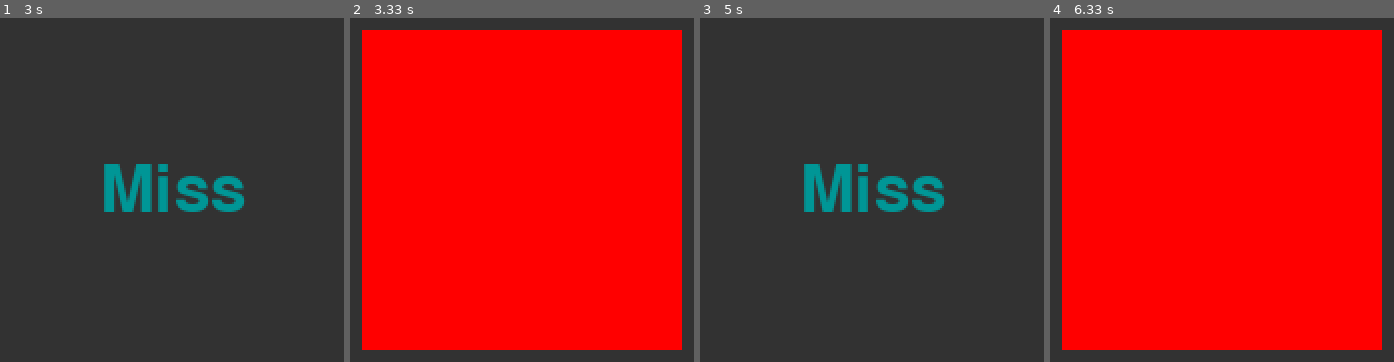
Above: before the commit, frames 1-4 (left to right).
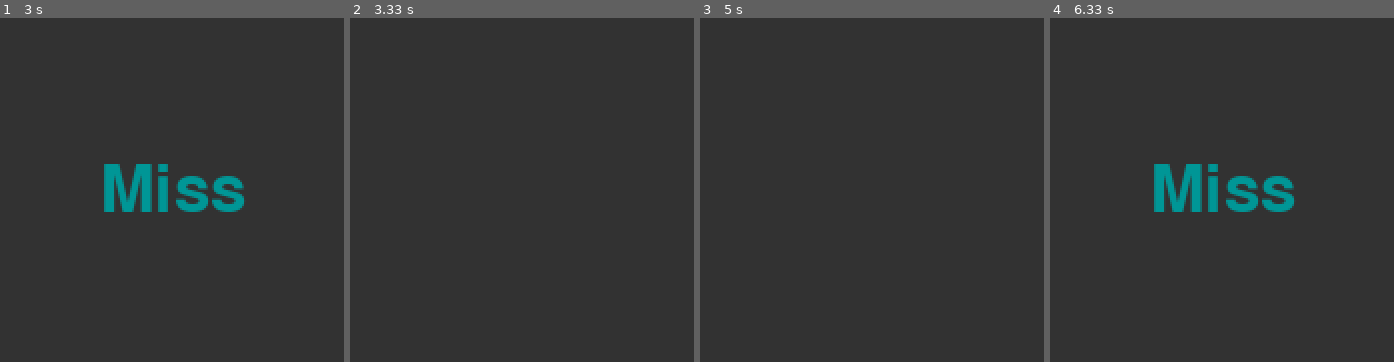
Above: after the commit, the same moments.

Repository: venthur/pyff
Game: pygame game, started from src/Feedbacks/Oddball/Visual/VisualOddball.py
The game is run twice, just before and just after one commit, with the same random seed, the same clock (stepped at 60 frames per second) and the same inputs. The source is Python 2; it was converted automatically to run under Python 3.
Inputs:
- Up to frame 1 (3 s): no input
- Up to frame 2 (3.33 s): no input
- Up to frame 3 (5 s): no input
- Up to frame 4 (6.33 s): no input

Frame 1 is identical in both runs. In frame 2, 87% of the frame differs, in the area x 3-97%, y 3-97%; in frame 3, 3.3%; in frame 4, 87%.

Commit message:
changes in src/Feedbacks/Oddball
git-svn-id: https://pyff.googlecode.com/svn/trunk@198 50cd3e91-b052-0410-92d0-9544d30d4854

Diff:
--- /dev/null
+++ b/src/Feedbacks/Oddball/Auditory/AuditoryOddball.py
@@ -0,0 +1,63 @@
+#!/usr/bin/env python
+
+# NOTE: This class makes use of the python module 'audiere' (http://pyaudiere.org/)
+#
+# Copyright (C) 2008-2009  Simon Scholler
+#
+# This program is free software; you can redistribute it and/or modify
+# it under the terms of the GNU General Public License as published by
+# the Free Software Foundation; either version 2 of the License, or
+# (at your option) any later version.
+#
+# This program is distributed in the hope that it will be useful,
+# but WITHOUT ANY WARRANTY; without even the implied warranty of
+# MERCHANTABILITY or FITNESS FOR A PARTICULAR PURPOSE.  See the
+# GNU General Public License for more details.
+#
+# You should have received a copy of the GNU General Public License along
+# with this program; if not, write to the Free Software Foundation, Inc.,
+# 51 Franklin Street, Fifth Floor, Boston, MA 02110-1301 USA.
+
+"""Class for Auditory Oddball Experiments."""
+
+import audiere
+
+from Feedbacks.Oddball import Oddball
+
+class AuditoryOddball(Oddball.Oddball):
+
+    def init(self):
+        self.au = audiere.open_device()
+        super(AuditoryOddball,self).init()
+        self.dev_prob = 0.5
+
+    def load_stimulus(self,filename):
+        """
+        Loads a stimulus from a file and returns it.
+        """
+        return self.au.open_file(filename)
+
+    def define_stimuli(self):
+        """
+        Creates standard and deviant stimuli.
+        """
+        dev1 = self.au.create_tone(500)
+        std1 = self.au.create_tone(700)
+        return [std1], [dev1]
+
+    def start_stimulus(self, stim):
+        """
+        Start audio file.
+        """
+        stim.play()
+
+    def stop_stimulus(self, stim):
+        """
+        Stop audio file.
+        """
+        stim.pause()
+
+if __name__ == '__main__':
+    vo = AuditoryOddball()
+    vo.on_init()
+    vo.on_play()
--- a/src/Feedbacks/Oddball/Oddball.py
+++ b/src/Feedbacks/Oddball/Oddball.py
@@ -2,19 +2,18 @@
 
 
 # ODDBALL BASE CLASS from which all the subclasses inherit.
-#
 #
 # Currently existing subclasses:
 #     - AuditoryOddball
 #     - VisualOddball
 #     - TactileOddball
 #
-# Methods that have to be implemented by a subclass
+# Methods that have to be implemented by a subclass:
 # - init:                       if some default settings should be changed
 # - load_stimulus:              if stimuli are files (e.g. images, audio-files)
 # - get_predefined_stimuli:     if stimuli are created by a python module
-# - present_stimulus:           determines how the stimuli are presented
-#
+# - start_stimulus:             determines how the stimulus presentation is started
+# - stop_stimulus:              determines how the stimulus presentation is stopped
 #
 # Copyright (C) 2009  Simon Scholler
 #
@@ -46,21 +45,16 @@
 
 class Oddball(MainloopFeedback):
 
-    RUN_START, RUN_END = 252, 253
+    RUN_START, RUN_END = 252,253
     COUNTDOWN_START, COUNTDOWN_END = 40,41
-    STANDARD, DEVIANT = 10,20
+    STANDARD, DEVIANT = list(),list()
+    # standards have markers 10,11,12,... ; deviants 20,21,22,... (cf. get_stimuli())
     RESP_STD, RESP_DEV = 1,2
     SHORTPAUSE_START, SHORTPAUSE_END = 249, 250
 
     def init(self):
         self.screen_pos = [100, 100, 640, 480]
         self.FPS = 40
-
-        self.DIR_DEV = ''
-        self.DIR_STD= ''
-        self.stimuli = 'predefined'
-        self.get_stimuli()
-
         self.nStim = 100
         self.pause_after = 50
         self.dev_prob = 0.1
@@ -68,18 +62,24 @@
         self.show_standards = True
         self.give_feedback = True
 
+        self.DIR_DEV = ''
+        self.DIR_STD= ''
+        stimuli_opts = ['load', 'predefined']
+        self.stimuli = stimuli_opts[1]
+        self.get_stimuli()
+
         # response options
         self.rsp_key_dev = 'f'
         self.rsp_key_std = 'j'
-        self.response_opts = ['none', 'dev_only', 'both'] # none: subject should not press a key
-                                                          # dev_only: subject should press only for deviants
-                                                          # both: subject reponse for both stds and devs
-        self.response = self.response_opts[2]
+        response_opts = ['none', 'dev_only', 'both'] # none: subject should not press a key
+                                                     # dev_only: subject should press only for deviants
+                                                     # both: subject reponse for both stds and devs
+        self.response = response_opts[2]
 
         # Durations of the different blocks
-        self.feedback_duration, self.stim_duration = 200,  500
+        self.feedback_duration, self.stim_duration = 300,  400
         self.gameover_duration = 3000
-        self.responsetime_duration = 0
+        self.responsetime_duration = 100
         self.beforestim_ival = [200, 300]  # randomly between the two values
 
         # Feedback state booleans
@@ -111,25 +111,33 @@
 
     def get_stimuli(self):
         if self.stimuli == 'load':              # load stimuli from files
-            self.load_stimuli()
+            self.stds, self.devs = self.load_stimuli()
         elif self.stimuli == 'predefined':      # use predefined stimuli
-            self.define_stimuli()
+            self.stds, self.devs = self.define_stimuli()
         else:
             raise Exception('Stimuli option unknown.')
 
+        # create parallel port markers for deviants and standards
+        [self.STANDARD.append(10+s) for s in range(len(self.stds))]
+        [self.DEVIANT.append(20+d) for d in range(len(self.devs))]
+
 
     def load_stimuli(self):
         """
         Loads deviant and standard stimuli from files (in folders
         self.FIG_DIR_DEV and self.FIG_DIR_STD)
         """
-        self.stds, self.devs = [], []
+        stds, devs = [], []
+        if self.DIR_DEV == '':
+            raise Exception('Directory containing deviant stimuli has to be defined.')
+        elif self.DIR_STD=='' and self.show_standards:
+            raise Exception('Directory containing standard stimuli has to be defined.')
+
         for filename in os.listdir(self.DIR_STD):
-            self.stds.append(load_stimulus(self.DIR_STD+filename))
+            stds.append(load_stimulus(self.DIR_STD+filename))
         for filename in os.listdir(self.DIR_DEV):
-            self.devs.append(load_stimulus(self.DIR_DEV+filename))
-        nDevs = length(self.devs)
-
+            devs.append(load_stimulus(self.DIR_DEV+filename))
+        return stds, devs
 
     def load_stimulus(self,filename):
         """
@@ -145,12 +153,17 @@
         raise Exception('Method has to implemented by a subclass')
 
 
-    def present_stimulus(self):
-        """
-        Draw the stimulus onto the screen.
+    def start_stimulus(self, stim):
+        """
+        Start the stimulus presentation.
         """
         raise Exception('Method has to implemented by a subclass')
 
+    def stop_stimulus(self, stim):
+        """
+        Stop the stimulus presentation.
+        """
+        raise Exception('Method has to implemented by a subclass')
 
     def pre_mainloop(self):
         self.send_parallel(self.RUN_START)
@@ -210,23 +223,23 @@
             self.draw_initial()
             self.timeAfterStim = 0
             if self.stim_sequence[self.stimuliShown]==0:
-                self.send_parallel(self.DEVIANT)
+                self.send_parallel(self.DEVIANT[0])
                 self.isdeviant = True
                 self.stim = self.get_deviant()
-                self.present_stimulus()
+                self.start_stimulus(self.stim)
             else:
-                self.send_parallel(self.STANDARD)
+                self.send_parallel(self.STANDARD[0])
                 self.isdeviant = False
                 if self.show_standards:
                     self.stim = self.get_standard()
-                    self.present_stimulus()
+                    self.start_stimulus(self.stim)
 
         if self.stimElapsed>self.stim_duration:
             self.firstStimTick = True
             self.responsetime = True
             self.stimElapsed = 0
             self.stimuliShown += 1
-            self.draw_initial()
+            self.stop_stimulus(self.stim)
 
 
     def get_deviant(self):
@@ -365,7 +378,8 @@
         One tick of the game over loop.
         """
         self.draw_all(False)
-        self.do_print("(%i : %i, %i)" % (self.reponses[0], self.reponses[1], self.reponses[2]), self.feedbackColor, self.size / 10)
+        s = self.hitstr + str(self.responses[0]) + self.missstr + str(self.responses[1]) + self.falsestr + str(self.responses[ - 1])
+        self.do_print(s, self.size / 10)
         pygame.time.wait(self.gameover_duration)
 
 
--- /dev/null
+++ b/src/Feedbacks/Oddball/Tactile/TactileOddball.py
@@ -0,0 +1,62 @@
+#!/usr/bin/env python
+
+# NOTE: This class makes use of the python module 'audiere' (http://pyaudiere.org/)
+#
+# Copyright (C) 2008-2009  Simon Scholler
+#
+# This program is free software; you can redistribute it and/or modify
+# it under the terms of the GNU General Public License as published by
+# the Free Software Foundation; either version 2 of the License, or
+# (at your option) any later version.
+#
+# This program is distributed in the hope that it will be useful,
+# but WITHOUT ANY WARRANTY; without even the implied warranty of
+# MERCHANTABILITY or FITNESS FOR A PARTICULAR PURPOSE.  See the
+# GNU General Public License for more details.
+#
+# You should have received a copy of the GNU General Public License along
+# with this program; if not, write to the Free Software Foundation, Inc.,
+# 51 Franklin Street, Fifth Floor, Boston, MA 02110-1301 USA.
+
+"""Class for Tactile Oddball Experiments."""
+
+import audiere
+
+from Feedbacks.Oddball import Oddball
+
+class TactileOddball(Oddball.Oddball):
+
+    def init(self):
+        self.au = audiere.open_device()
+        super(TactileOddball,self).init()
+
+    def load_stimulus(self,filename):
+        """
+        Loads a stimulus from a file and returns it.
+        """
+        return self.au.open_file(filename)
+
+    def define_stimuli(self):
+        """
+        Creates standard and deviant stimuli.
+        """
+        dev1 = self.au.create_tone(50)
+        std1 = self.au.create_tone(100)
+        return [std1], [dev1]
+
+    def start_stimulus(self, stim):
+        """
+        Start audio file.
+        """
+        stim.play()
+
+    def stop_stimulus(self, stim):
+        """
+        Stop audio file.
+        """
+        stim.stop()
+
+if __name__ == '__main__':
+    vo = TactileOddball()
+    vo.on_init()
+    vo.on_play()
--- a/src/Feedbacks/Oddball/Visual/VisualOddball.py
+++ b/src/Feedbacks/Oddball/Visual/VisualOddball.py
@@ -24,7 +24,7 @@
 # with this program; if not, write to the Free Software Foundation, Inc.,
 # 51 Franklin Street, Fifth Floor, Boston, MA 02110-1301 USA.
 
-"""VisualOddball Experiments."""
+"""Class for Visual Oddball Experiments."""
 
 import pygame
 
@@ -49,23 +49,30 @@
         Creates standard and deviant stimuli.
         """
         size = (self.screen_pos[-1]/3,self.screen_pos[-1]/3)
+        # create deviant stimulus
         dev1 = pygame.Surface(size)
         dev1.fill((255,0,0))
+        # create standard stimulus
         std1 = pygame.Surface(size)
         std1Rect = std1.get_rect(center=(320,240))
         hs = int(size[0]/2)
         pygame.draw.circle(std1, (0,255,0), (hs,hs), hs)
-        self.devs =[dev1]
-        self.stds =[std1]
+        return [std1], [dev1]
 
-    def present_stimulus(self):
+    def start_stimulus(self, stim):
         """
         Draw the stimulus onto the screen.
         """
-        self.stimRect = self.stim.get_rect(center=self.screen.get_rect().center)
-        self.stim.set_colorkey((0,0,0))
-        self.screen.blit(self.stim, self.stimRect)
+        stimRect = stim.get_rect(center=self.screen.get_rect().center)
+        stim.set_colorkey((0,0,0))
+        self.screen.blit(stim, stimRect)
         pygame.display.update()
+
+    def stop_stimulus(self, stim):
+        """
+        Remove the stimulus from the screen.
+        """
+        self.draw_initial()
 
 if __name__ == '__main__':
     vo = VisualOddball()
